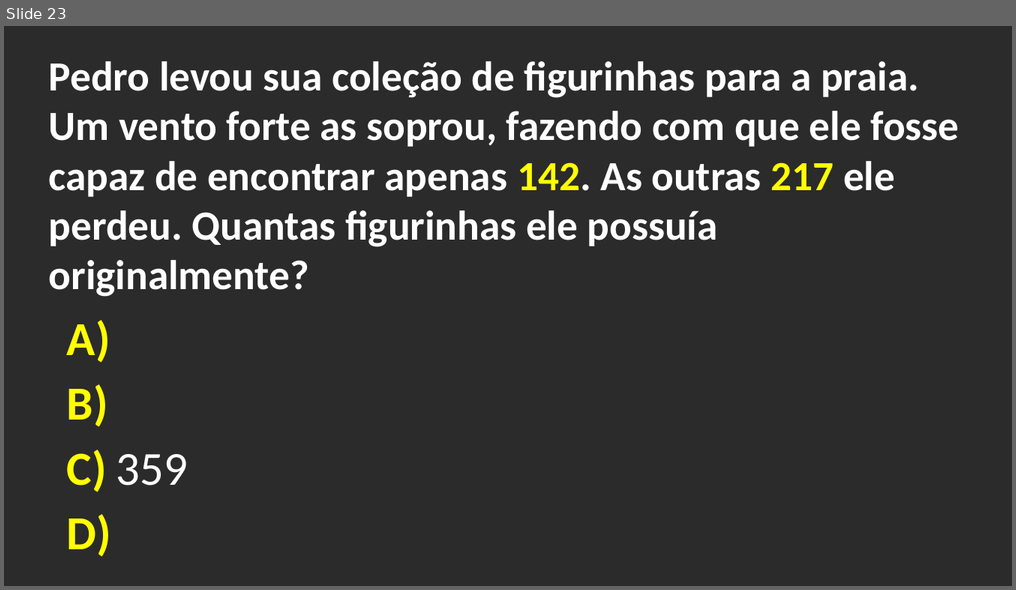
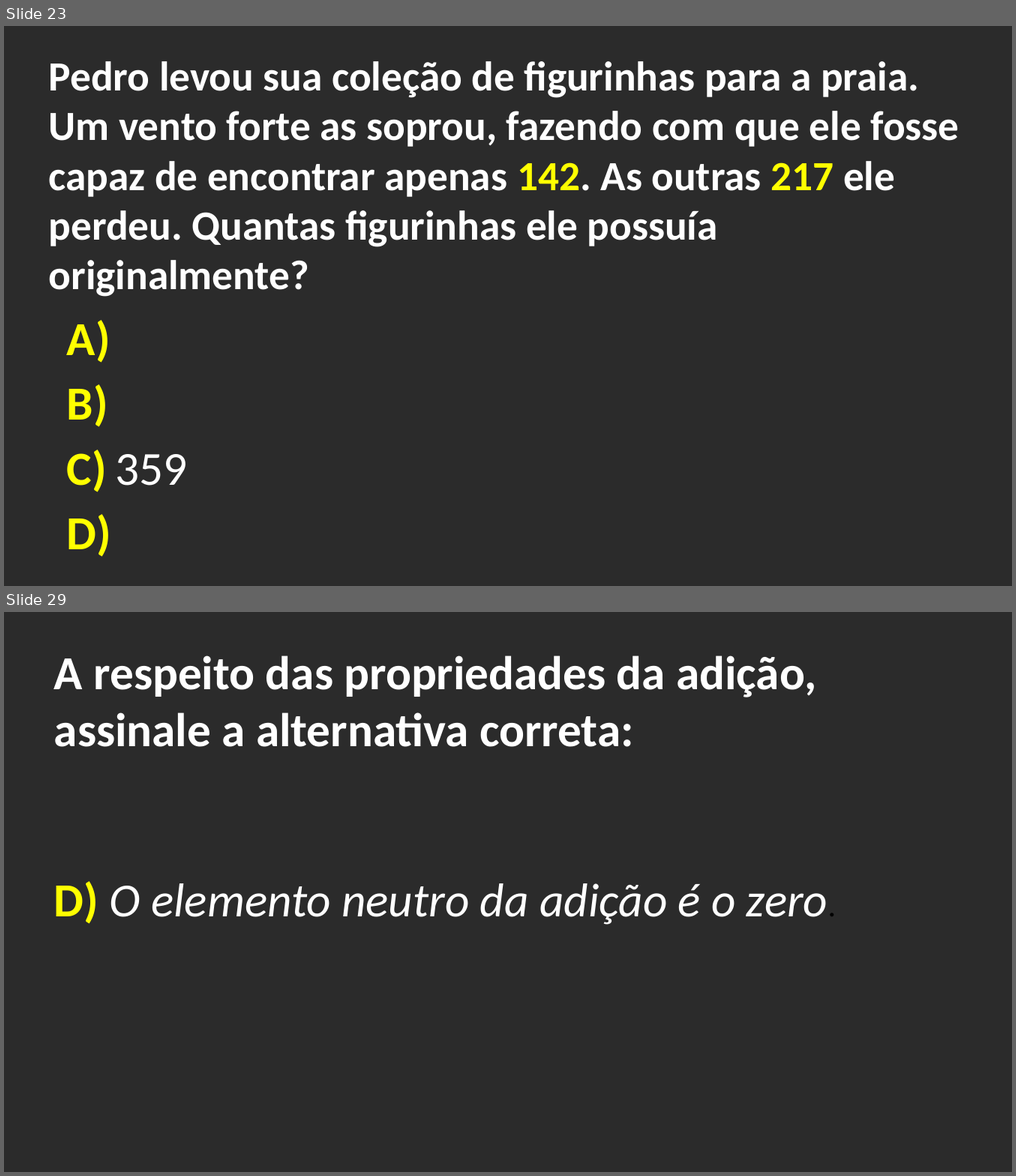
Before and after one commit to jmarysystems/jmarysystems.github.io, a slide deck: Perguntas_e_Respostas/Matemática/Aritmetica/Adicao/lista_001_exe_adicao/lista_001_exe_adicao.pptx. Shown one above the other, each under a label of ours: slide 23 before the commit, slides 23 and 29 after it; the slides between them are not shown. The pictures are 1016x590 and 1016x1176 pixels, drawn with LibreOffice and Linux fonts; fonts in the diff are those of the drawing; background and template pictures are left out; a plain dark background stands for a picture behind light text. Boxes give left, top, right and bottom in pixels: in the first picture for what was removed or moved away, otherwise in the second. Text is boxed around its words. In the diff, an @@ line names an element or a change of style, - is before the commit and + after.

```diff
--- a/Perguntas_e_Respostas/Matemática/Aritmetica/Adicao/lista_001_exe_adicao/lista_001_exe_adicao.pptx
+++ b/Perguntas_e_Respostas/Matemática/Aritmetica/Adicao/lista_001_exe_adicao/lista_001_exe_adicao.pptx
@@ slide 29 added at bbox=[4, 612, 1012, 1172], background picture (left out) @@
@@ text added at bbox=[54, 656, 816, 747], 24 pt, text #FFFFFF, bold @@
+A respeito das propriedades da adição, assinale a alternativa correta:
@@ text added at bbox=[54, 881, 828, 925], 24 pt, text #FFFFFF, italic @@
+D) O elemento neutro da adição é o zero.
```
Also in this commit, not shown: 7 other slides added, 19 other files.
